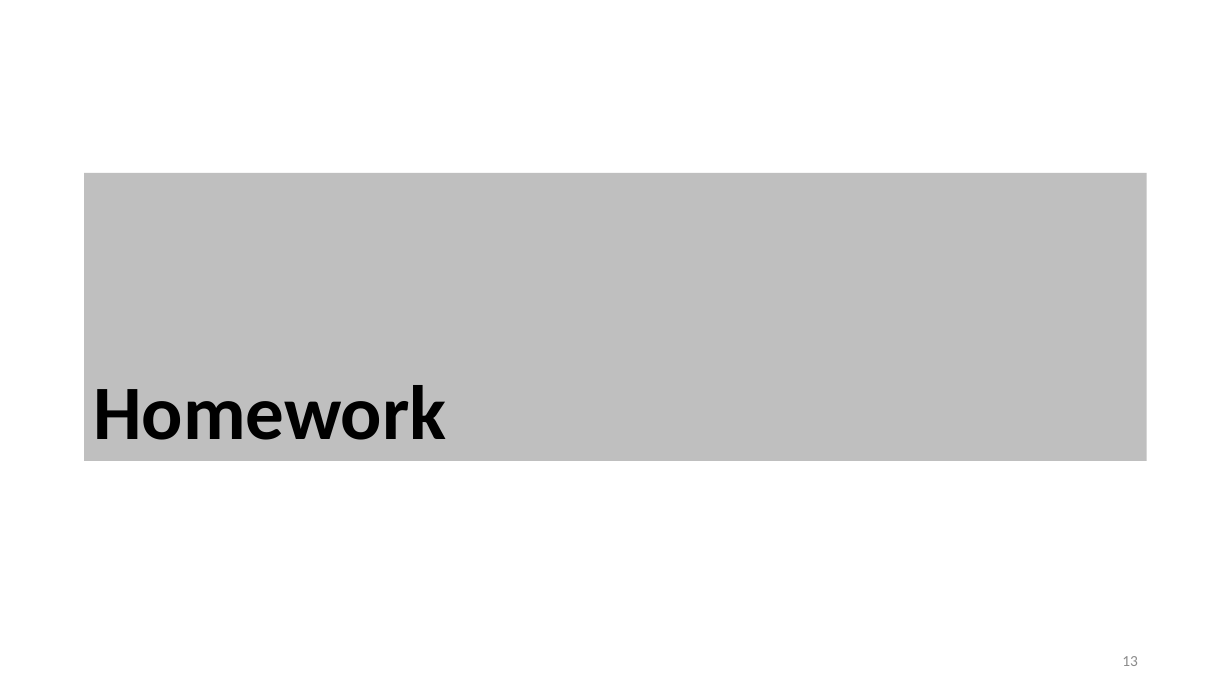
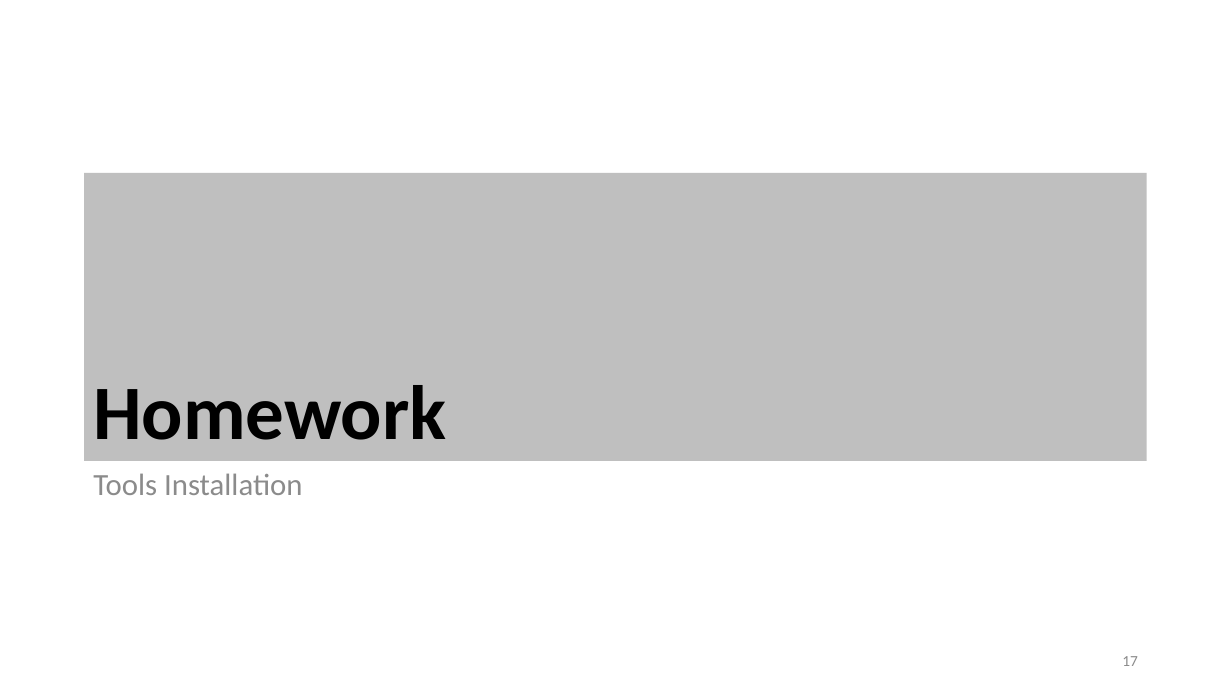
Before and after one commit to stalj/pp1, a slide deck: slide 17 of 01-CourseIntroduction/01-CourseIntroduction.pptx (slide 13 before the commit). Drawn at 1232x693 pixels with LibreOffice and Linux fonts; fonts in the diff are those of the drawing. Boxes give left, top, right and bottom in pixels: in the first picture for what was removed or moved away, otherwise in the second. Text is boxed around its words. In the diff, an @@ line names an element or a change of style, - is before the commit and + after.

```diff
--- a/01-CourseIntroduction/01-CourseIntroduction.pptx
+++ b/01-CourseIntroduction/01-CourseIntroduction.pptx
@@ text added at (x1=93, y1=473, x2=302, y2=495), 24 pt, text #8C8C8C @@
+Tools Installation
@@ page number at (x1=1122, y1=656, x2=1138, y2=666): text changed @@
-13
+17
```
Also in this commit, not shown: 13 other slides changed, 9 slides added, 2 slides removed, 6 other files.
